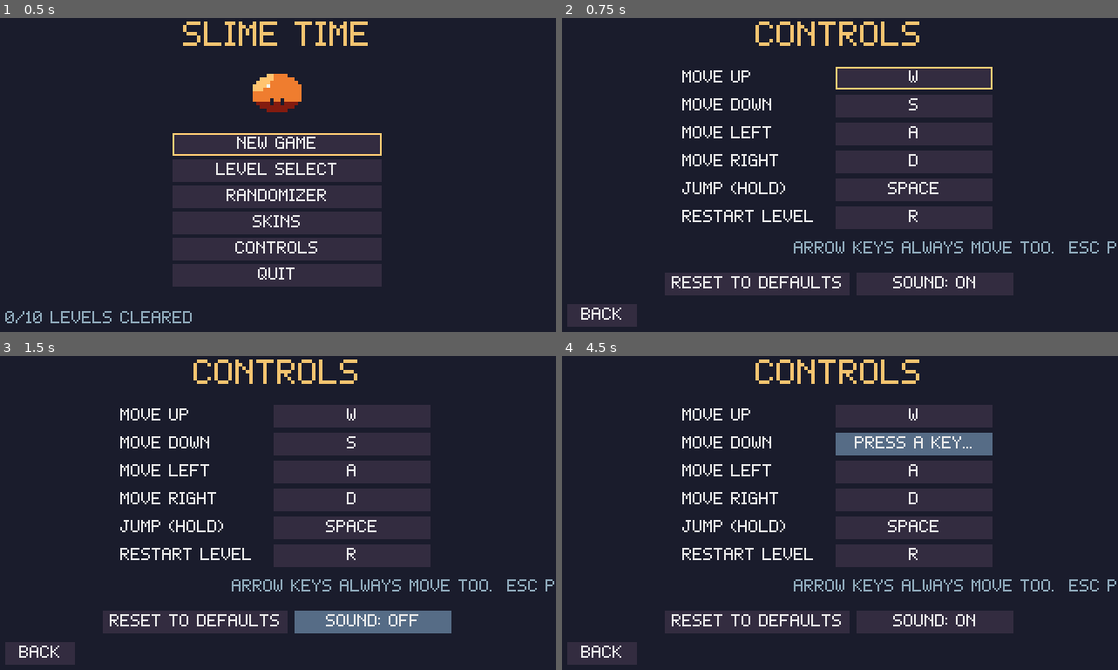
Above: before the commit, frames 1-4 (two rows, left to right).
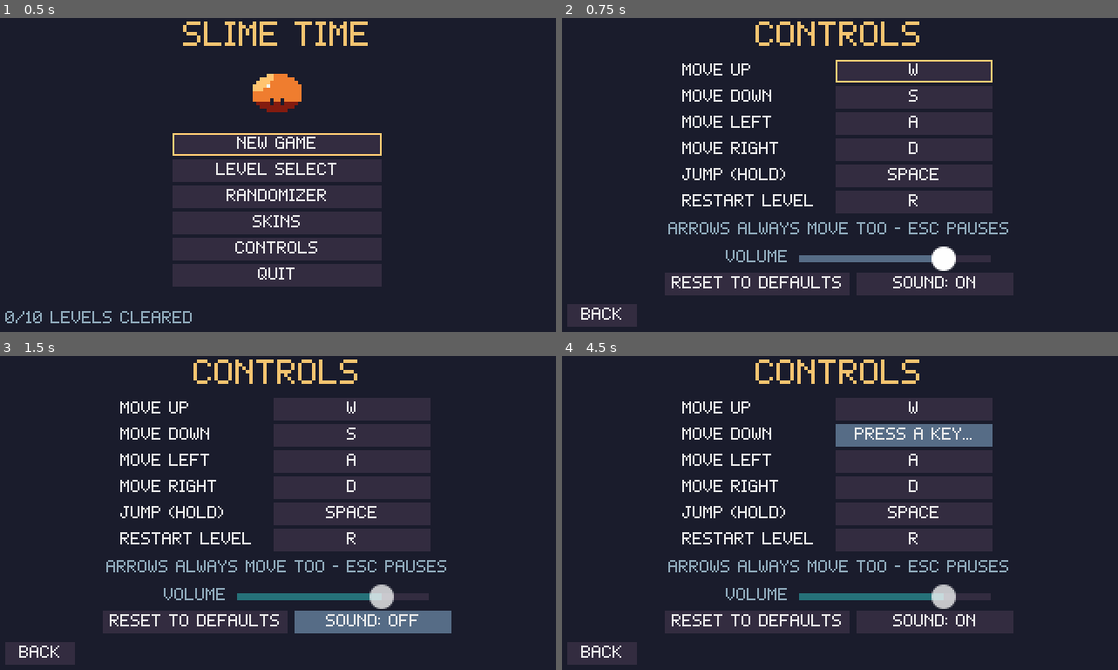
Above: after the commit, the same moments.

Repository: AveryBlue-GD/slime-time
Game: Godot game, scene res://scenes/title.tscn
The game is run twice, just before and just after one commit, with the same random seed, the same clock (stepped at 60 frames per second) and the same inputs.
Inputs:
- Up to frame 1 (0.5 s): no input
- Up to frame 2 (0.75 s): click "CONTROLS" at 0.5 s
- Up to frame 3 (1.5 s): click "SOUND: ON" at 1.25 s
- Up to frame 4 (4.5 s): click "SOUND: OFF" at 2 s; click "W" at 2.75 s; click "PRESS A KEY..." at 3.5 s; click "S" at 4.25 s

Frame 1 is identical in both runs. In frame 2, 12% of the frame differs, in the area x 19-100%, y 13-81%; in frame 3, 11%; in frame 4, 12%.

Commit message:
Slimier sounds and a volume slider
- Rebuilt every sound effect from bubble pops, gloopy pitch bends with
  wobble, and heavily muffled noise instead of hissy white noise
- Saved master volume with sliders in the pause menu and controls screen
  (zero mutes); controls screen layout tidied

Co-Authored-By: Claude Opus 5.5 <noreply@anthropic.com>

Diff:
--- a/scripts/progress.gd
+++ b/scripts/progress.gd
@@ -29,6 +29,8 @@
 ## Glow strength for the custom skin, 0-1.
 var glow := 0.6
 var sound_on := true
+## Master volume, 0-1 (applied to the Master audio bus).
+var volume := 0.8
 ## action -> physical keycode of its primary key.
 var bindings := DEFAULT_KEYS.duplicate()
 
@@ -43,6 +45,7 @@
 func _ready() -> void:
 	load_progress()
 	apply_bindings()
+	apply_volume()
 	for arg in OS.get_cmdline_user_args():
 		if arg.begins_with("--level="):
 			current_level = clampi(arg.trim_prefix("--level=").to_int(), 1, Levels.COUNT)
@@ -68,6 +71,7 @@
 	custom_color = file.get_value("skin", "custom_color", custom_color)
 	glow = clampf(file.get_value("skin", "glow", glow), 0.0, 1.0)
 	sound_on = file.get_value("settings", "sound_on", true)
+	volume = clampf(file.get_value("settings", "volume", volume), 0.0, 1.0)
 	for action: String in DEFAULT_KEYS:
 		bindings[action] = int(file.get_value("controls", action, DEFAULT_KEYS[action]))
 
@@ -83,6 +87,7 @@
 	file.set_value("skin", "custom_color", custom_color)
 	file.set_value("skin", "glow", glow)
 	file.set_value("settings", "sound_on", sound_on)
+	file.set_value("settings", "volume", volume)
 	for action: String in bindings:
 		file.set_value("controls", action, bindings[action])
 	file.save(save_path)
@@ -133,6 +138,19 @@
 		save_progress()
 
 
+# ---------------------------------------------------------------- sound
+
+func set_volume(value: float) -> void:
+	volume = clampf(value, 0.0, 1.0)
+	apply_volume()
+	save_progress()
+
+
+func apply_volume() -> void:
+	AudioServer.set_bus_volume_db(0, linear_to_db(maxf(volume, 0.0001)))
+	AudioServer.set_bus_mute(0, volume <= 0.0)
+
+
 # ---------------------------------------------------------------- controls
 
 ## Binds `keycode` as the primary key for `action`. If another action used that key, the two
--- a/scripts/ui/controls.gd
+++ b/scripts/ui/controls.gd
@@ -17,9 +17,9 @@
 	UIKit.setup_screen(self, "CONTROLS")
 	var rows := GridContainer.new()
 	rows.columns = 2
-	rows.position = Vector2(70, 28)
+	rows.position = Vector2(70, 24)
 	rows.add_theme_constant_override("h_separation", 8)
-	rows.add_theme_constant_override("v_separation", 3)
+	rows.add_theme_constant_override("v_separation", 2)
 	add_child(rows)
 	for action: String in ACTION_NAMES:
 		var label := UIKit.make_label(ACTION_NAMES[action])
@@ -32,11 +32,12 @@
 	_refresh()
 	key_buttons.move_up.grab_focus()
 
-	var note := UIKit.make_label("ARROW KEYS ALWAYS MOVE TOO.  ESC PAUSES THE GAME.", 8, UIKit.TEXT_DIM)
+	var note := UIKit.make_label("ARROWS ALWAYS MOVE TOO - ESC PAUSES", 8, UIKit.TEXT_DIM)
 	note.horizontal_alignment = HORIZONTAL_ALIGNMENT_CENTER
-	note.position = Vector2(0, 128)
-	note.size = Vector2(320, 12)
 	add_child(note)
+	note.set_anchors_and_offsets_preset(Control.PRESET_TOP_WIDE)
+	note.offset_top = 117
+	note.offset_bottom = 127
 	var reset := UIKit.make_button("RESET TO DEFAULTS", _on_reset, Vector2(100, 13))
 	reset.position = Vector2(60, 146)
 	sound_button = UIKit.make_button("", _toggle_sound, Vector2(90, 13))
@@ -44,6 +45,9 @@
 	add_child(sound_button)
 	_refresh_sound()
 	add_child(reset)
+	var volume_row := UIKit.make_volume_slider(110.0)
+	volume_row.position = Vector2(95, 130)
+	add_child(volume_row)
 	UIKit.add_back_button(self)
 
 
--- a/scripts/ui/pause_menu.gd
+++ b/scripts/ui/pause_menu.gd
@@ -1,10 +1,11 @@
 extends CanvasLayer
 
-## In-game pause menu (Esc): resume, restart, sound on/off, quit to the title.
+## In-game pause menu (Esc): resume, restart, sound on/off, volume, quit to the title.
 ## Runs while the tree is paused; everything else in the level freezes.
 
 var buttons: Array[Button] = []
 var sound_button: Button
+var volume_row: HBoxContainer
 
 
 func _ready() -> void:
@@ -39,6 +40,9 @@
 	]
 	for button in buttons:
 		menu.add_child(button)
+	volume_row = UIKit.make_volume_slider(60.0)
+	menu.add_child(volume_row)
+	menu.move_child(volume_row, 3)
 	_refresh_sound()
 
 
--- a/scripts/ui/ui_kit.gd
+++ b/scripts/ui/ui_kit.gd
@@ -82,6 +82,32 @@
 	return button
 
 
+## "VOLUME" label + slider wired to Progress.volume (plays a bubble so you can hear the level).
+static func make_volume_slider(width := 90.0) -> HBoxContainer:
+	var row := HBoxContainer.new()
+	row.add_theme_constant_override("separation", 6)
+	var label := make_label("VOLUME", 8, TEXT_DIM)
+	label.vertical_alignment = VERTICAL_ALIGNMENT_CENTER
+	row.add_child(label)
+	var slider := HSlider.new()
+	slider.custom_minimum_size = Vector2(width, 10)
+	slider.size_flags_vertical = Control.SIZE_SHRINK_CENTER
+	slider.min_value = 0.0
+	slider.max_value = 1.0
+	slider.step = 0.05
+	var progress: Node = (Engine.get_main_loop() as SceneTree).root.get_node_or_null("Progress")
+	slider.value = progress.volume if progress else 0.8
+	slider.value_changed.connect(func(value: float) -> void:
+		if progress:
+			progress.set_volume(value)
+		var sfx := slider.get_node_or_null("/root/Sfx")
+		if sfx:
+			sfx.play("click"))
+	row.add_child(slider)
+	row.set_meta("slider", slider)
+	return row
+
+
 ## Idle slime preview in the given color (2 = double size).
 static func make_slime_preview(color: Color, scale := 1) -> AnimatedSprite2D:
 	var preview := AnimatedSprite2D.new()
--- a/tests/test_phase6.gd
+++ b/tests/test_phase6.gd
@@ -34,6 +34,17 @@
 	sfx.play("click")
 	_check(not _playing(sfx, "click"), "muted: nothing plays")
 	progress.sound_on = true
+	progress.set_volume(0.5)
+	_check(absf(AudioServer.get_bus_volume_db(0) - linear_to_db(0.5)) < 0.01 and not AudioServer.is_bus_mute(0),
+		"volume slider value drives the master volume")
+	progress.set_volume(0.0)
+	_check(AudioServer.is_bus_mute(0), "volume at zero mutes")
+	var reloaded: Node = preload("res://scripts/progress.gd").new()
+	reloaded.save_path = progress.save_path
+	reloaded.load_progress()
+	_check(reloaded.volume == 0.0, "volume is saved")
+	reloaded.free()
+	progress.set_volume(0.8)
 
 	# --- Splat: sound + brief screen shake
 	var game := await _spawn()
@@ -59,6 +70,8 @@
 	Input.action_release("move_down")
 	_check(game.slime.position == before, "the slime can't move while paused")
 	_check(game.pause_menu.buttons.size() == 4, "pause menu: resume, restart, sound, quit")
+	var pause_slider: HSlider = game.pause_menu.volume_row.get_meta("slider")
+	_check(pause_slider.value == 0.8, "pause menu has a volume slider showing the current volume")
 	var esc := InputEventAction.new()
 	esc.action = "menu"
 	esc.pressed = true
Not shown, changed: CLAUDE.md
Not shown, changed: assets/sounds/chalice.wav
Not shown, changed: assets/sounds/charge.wav
Not shown, changed: assets/sounds/click.wav
Not shown, changed: assets/sounds/dry.wav
Not shown, changed: assets/sounds/jump.wav
Not shown, changed: assets/sounds/land.wav
Not shown, changed: assets/sounds/pause.wav
Not shown, changed: assets/sounds/splat.wav
Not shown, changed: assets/sounds/squish.wav
Not shown, changed: assets/sounds/unlock.wav
Not shown, changed: tools/make_sounds.py
